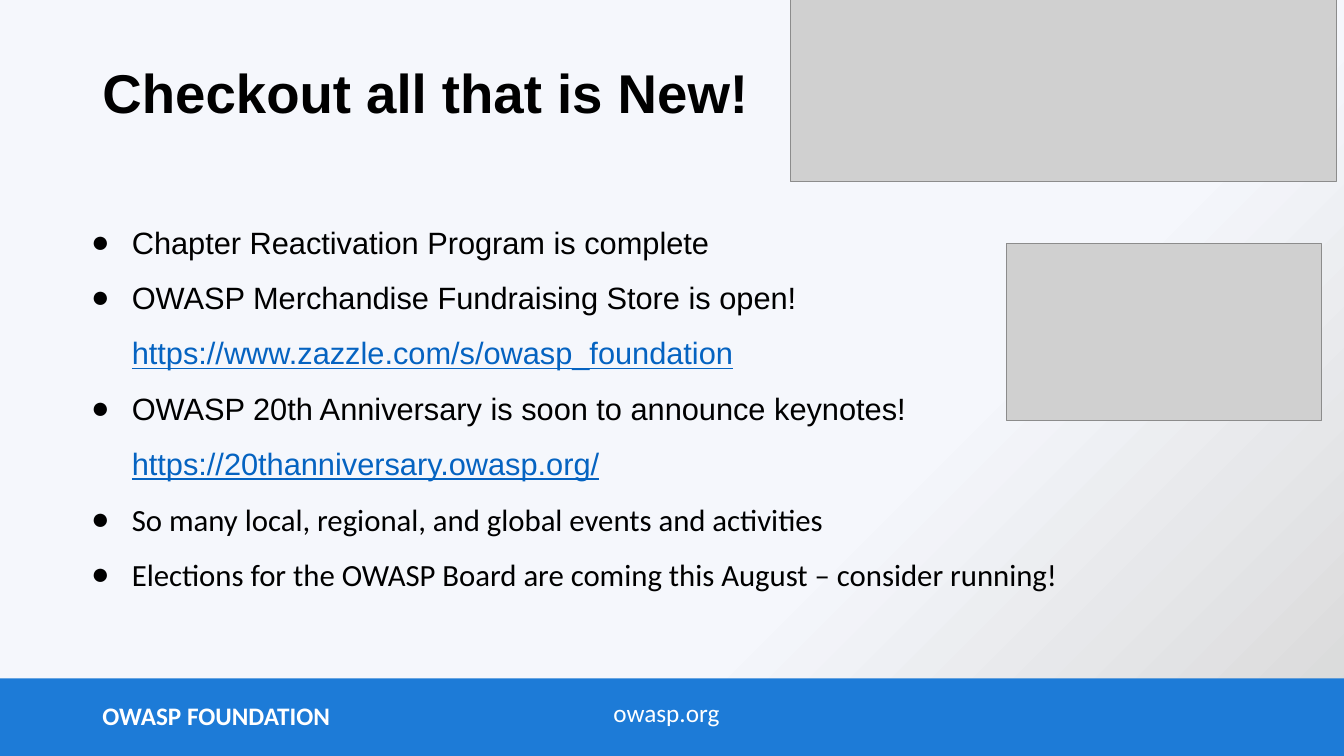
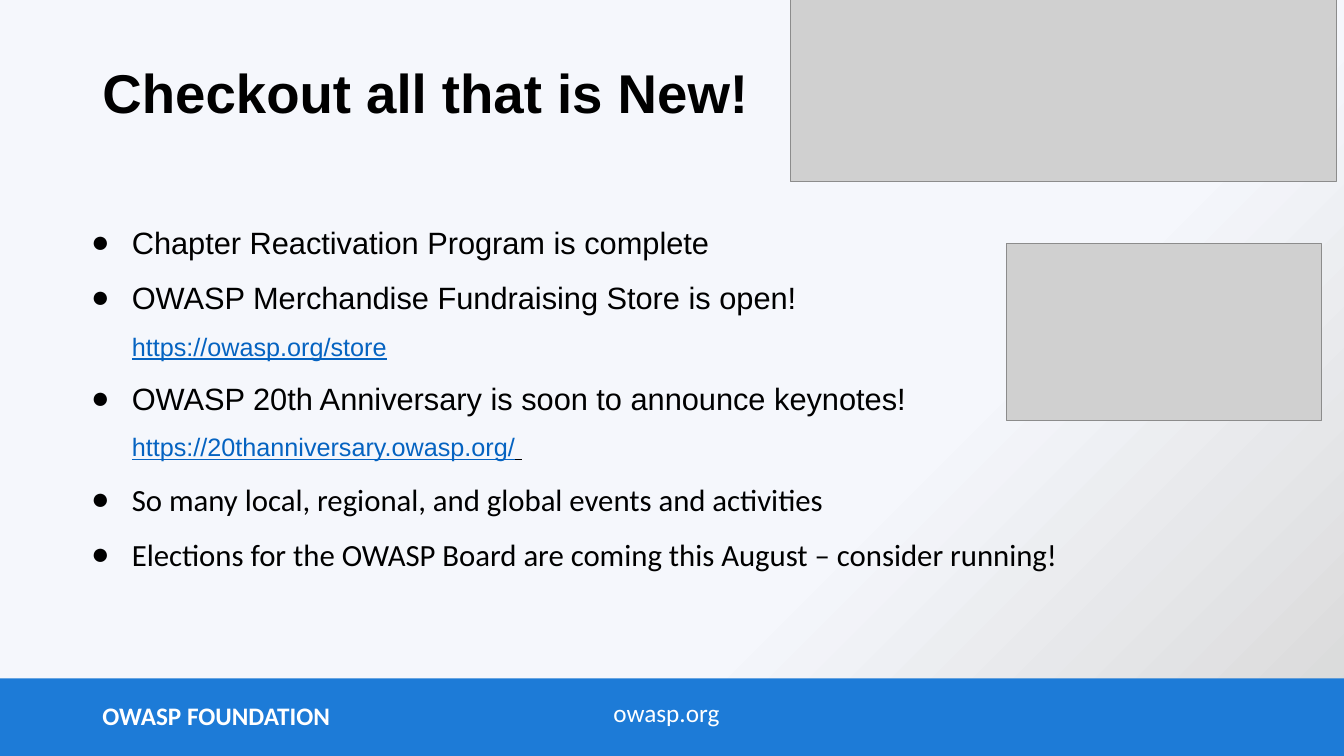
Before and after one commit to OWASP/www-committee-chapter, a slide deck: slide 2 of resources/presentations/owasp-chapter-intro-2021-may.pptx. Drawn at 1344x756 pixels with LibreOffice and Linux fonts; fonts in the diff are those of the drawing; grey boxes stand for pictures. Boxes give left, top, right and bottom in pixels: in the first picture for what was removed or moved away, otherwise in the second. Text is boxed around its words. In the diff, an @@ line names an element or a change of style, - is before the commit and + after.

Commit message:
Fix Store URL

```diff
--- a/resources/presentations/owasp-chapter-intro-2021-may.pptx
+++ b/resources/presentations/owasp-chapter-intro-2021-may.pptx
@@ text at <box>132,286,796,361</box>: text changed; text colour #0563C1 to #000000 @@
-● OWASP Merchandise Fundraising Store is open!
-  https://www.zazzle.com/s/owasp_foundation
+● OWASP Merchandise Fundraising Store is open!
+  https://owasp.org/store
@@ text at <box>132,387,906,462</box>: size 22 to 18 pt in "https://20thanniversary.owasp.org/" @@
```
